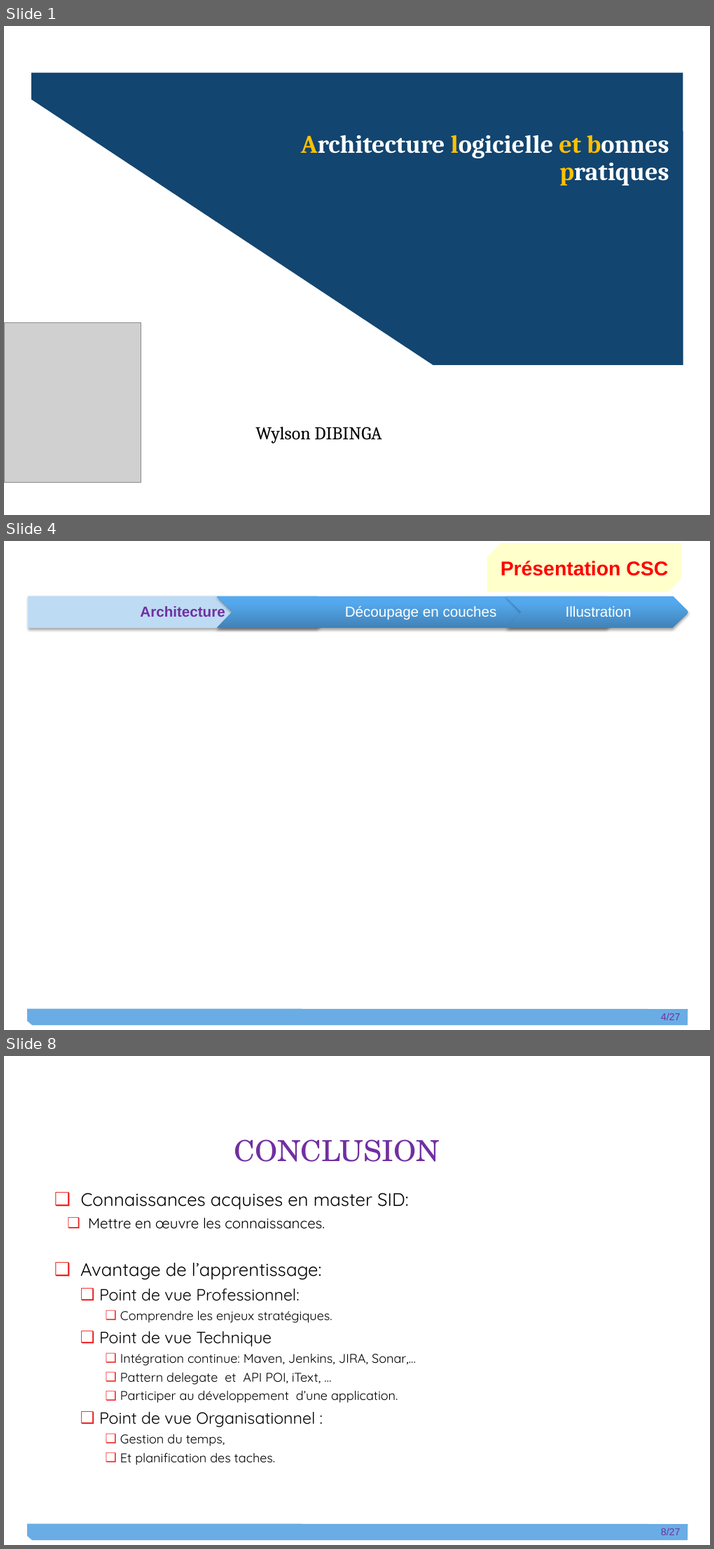
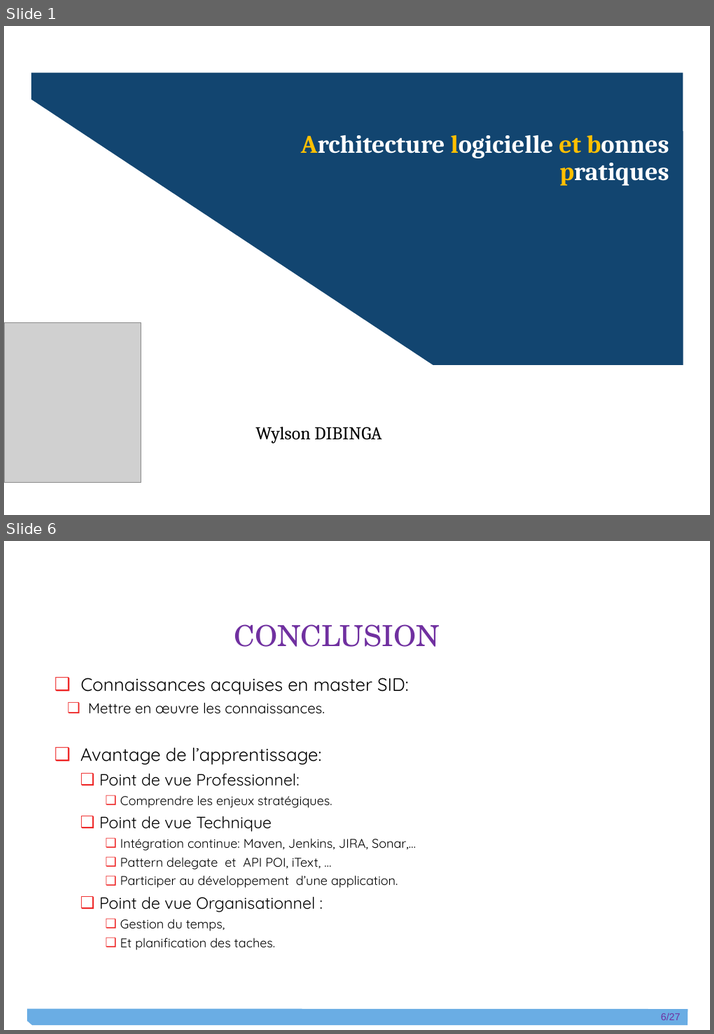
Before and after one commit to git-wylson/kata2, a slide deck: Wylson_Dibinga_Diapo.pptx. Shown one above the other, each under a label of ours: slides 1, 4 and 8 before the commit, slides 1 and 6 after it; the slides between them are not shown. The pictures are 714x1549 and 714x1034 pixels, drawn with LibreOffice and Linux fonts; fonts in the diff are those of the drawing; grey boxes stand for pictures. Boxes give left, top, right and bottom in pixels: in the first picture for what was removed or moved away, otherwise in the second. Text is boxed around its words. In the diff, an @@ line names an element or a change of style, - is before the commit and + after.

```diff
--- a/Wylson_Dibinga_Diapo.pptx
+++ b/Wylson_Dibinga_Diapo.pptx
@@ slide 4 removed at bbox=[4, 541, 710, 1030], background #FFFFFF; not listed: 2 template elements that a slide beside it also shows @@
@@ snip diag rect removed at bbox=[487, 543, 682, 592] @@
-Présentation CSC
@@ group removed at bbox=[28, 596, 688, 628]: 3 texts, 2 chevrons, 1 pentagon arrow @@
-Architecture
-Découpage en couches
-Illustration
@@ what was slide 8 is now slide 6 @@
```
Also in this commit, not shown: 2 slides changed, 2 slides added, 3 other slides removed.
